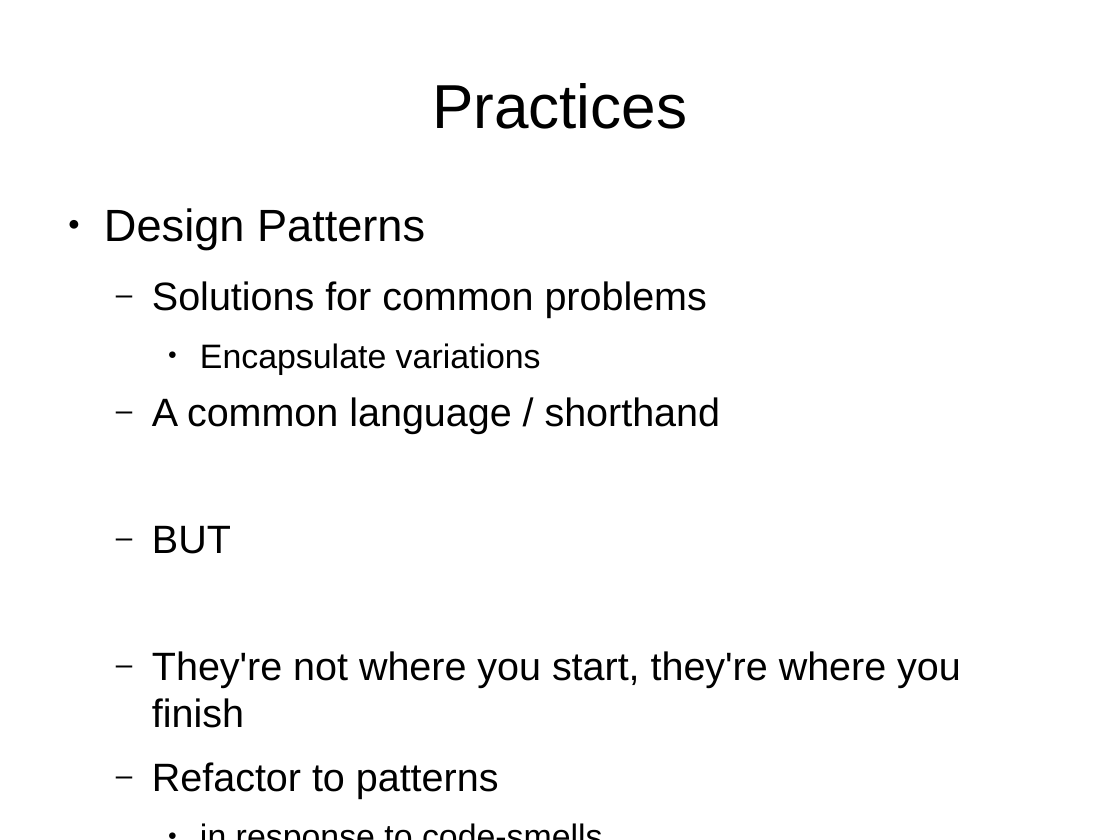
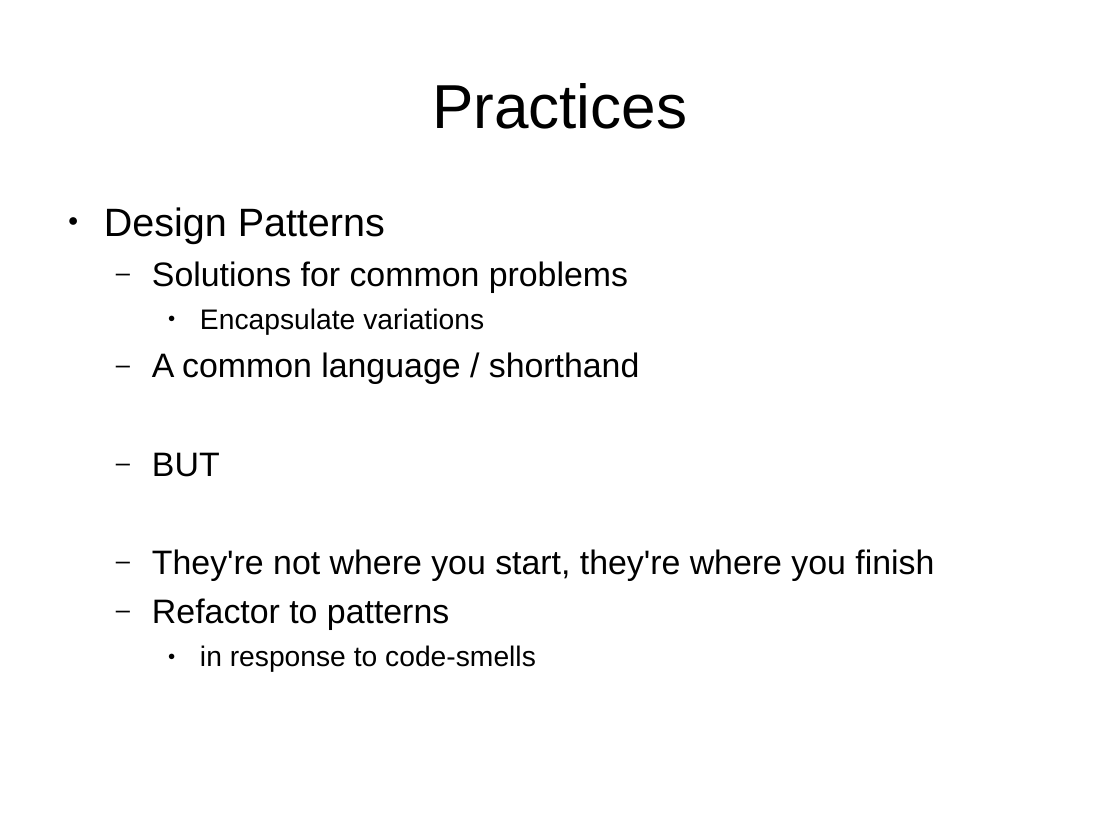
Before and after one commit to tonybaines/oo-design-principles, a slide deck: slide 27 of OO Design Workshop.pptx. Drawn at 1120x840 pixels with LibreOffice and Linux fonts; fonts in the diff are those of the drawing. Boxes give left, top, right and bottom in pixels: in the first picture for what was removed or moved away, otherwise in the second. Text is boxed around its words. In the diff, an @@ line names an element or a change of style, - is before the commit and + after.

```diff
--- a/OO Design Workshop.pptx
+++ b/OO Design Workshop.pptx
@@ text "Design Patterns" at bbox=[104, 207, 934, 672]: size 32 to 28 pt in "Design Patterns"; size 28 to 24 pt in "Solutions for common problems", "A common language / shorthand", "BUT", "They're not where you start, they're where ..." and 1 more places; size 24 to 20 pt in "Encapsulate variations", "in response to code-smells"; less space between paragraphs @@
```
Also in this commit, not shown: 11 other slides changed, 1 slide added.
